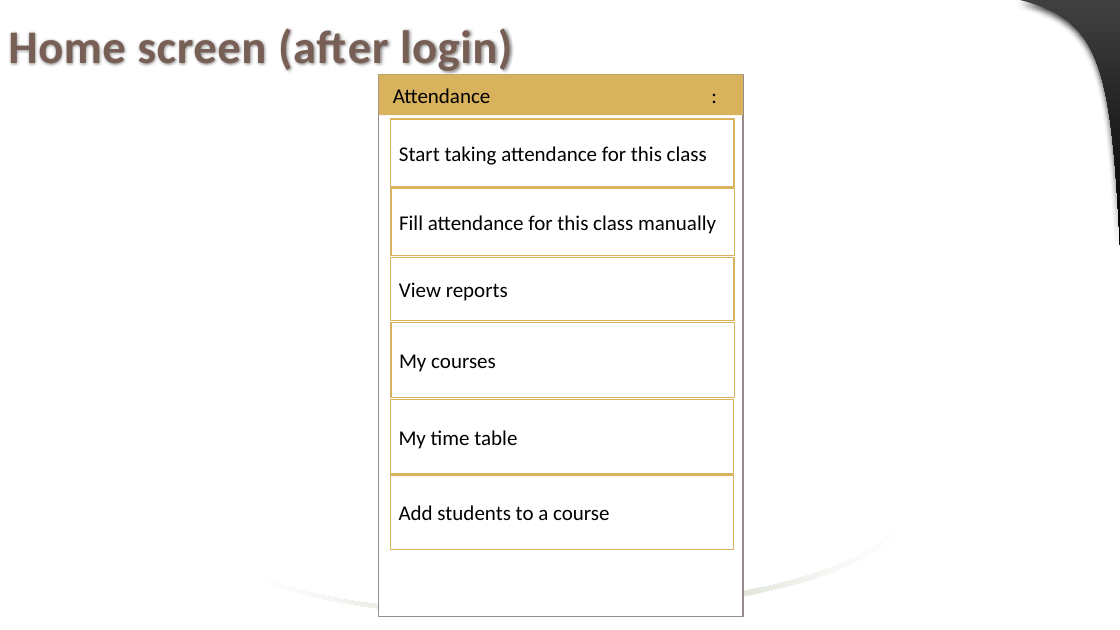
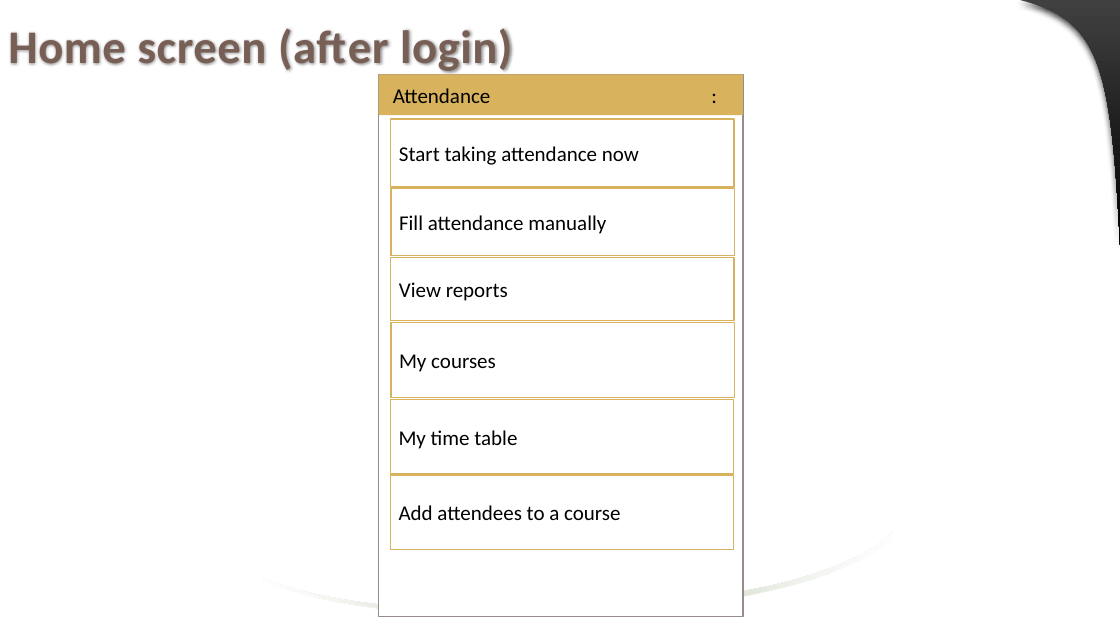
Before and after one commit to jaenudin86/Attendance, a slide deck: slide 15 of Attendance Wireframes.pptx (slide 13 before the commit). Drawn at 1120x630 pixels with LibreOffice and Linux fonts; fonts in the diff are those of the drawing. Boxes give left, top, right and bottom in pixels: in the first picture for what was removed or moved away, otherwise in the second. Text is boxed around its words. In the diff, an @@ line names an element or a change of style, - is before the commit and + after.

```diff
--- a/Attendance Wireframes.pptx
+++ b/Attendance Wireframes.pptx
@@ text in rectangle at (399,146,639,165): text changed @@
-Start taking attendance for this class
+Start taking attendance now
@@ text in rectangle at (399,215,606,234): text changed @@
-Fill attendance for this class manually
+Fill attendance manually
@@ text in rectangle at (399,505,620,520): text changed @@
-Add students to a course
+Add attendees to a course
```
Also in this commit, not shown: 29 other slides changed, 15 slides added, 1 slide removed.
